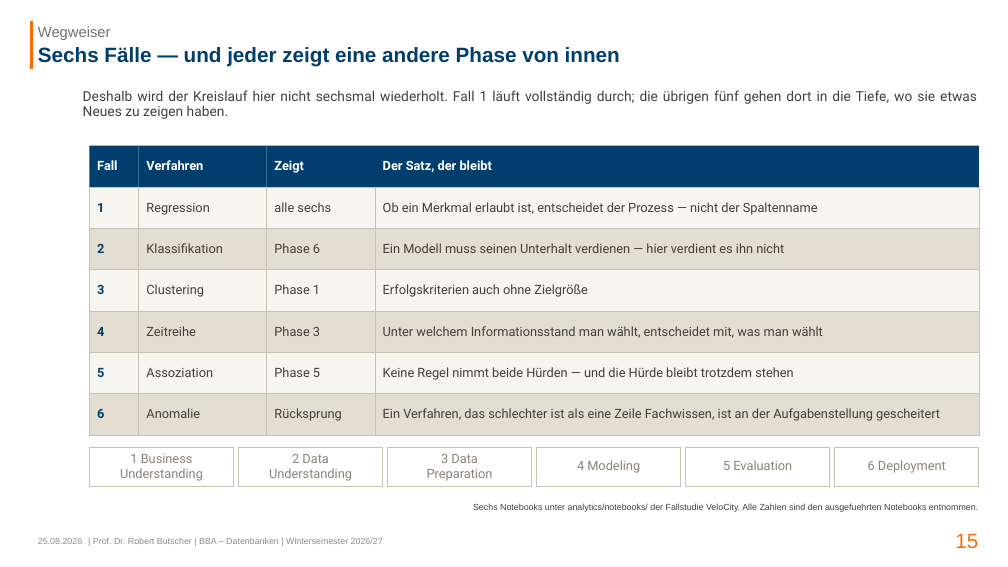
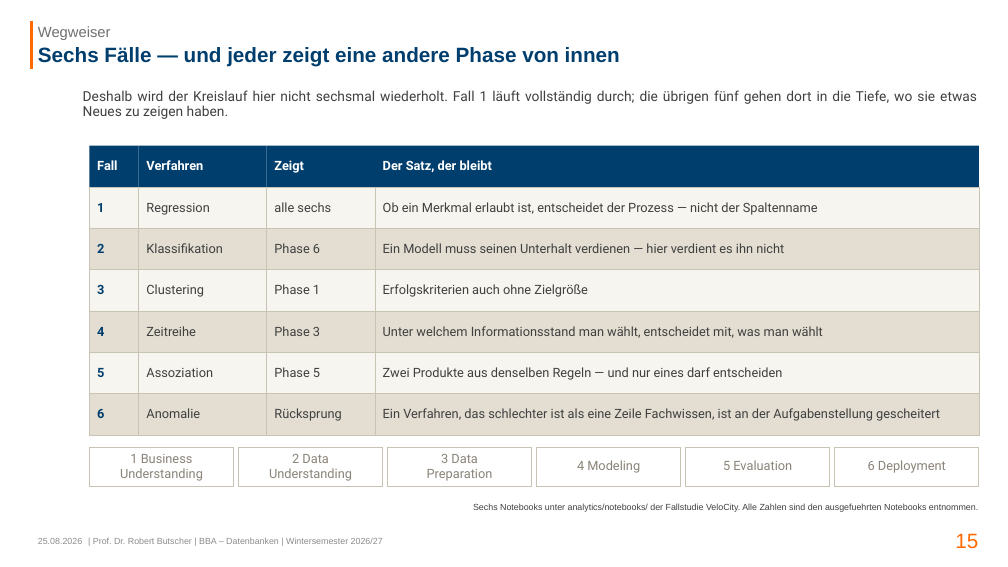
Before and after one commit to swrobuts/velocity-fallstudie, a slide deck: slide 15 of slides/velocity-crispdm.pptx. Drawn at 1008x567 pixels with LibreOffice and Linux fonts; fonts in the diff are those of the drawing. Boxes give left, top, right and bottom in pixels: in the first picture for what was removed or moved away, otherwise in the second. Text is boxed around its words. In the diff, an @@ line names an element or a change of style, - is before the commit and + after.

```diff
--- a/slides/velocity-crispdm.pptx
+++ b/slides/velocity-crispdm.pptx
@@ text in rectangle at box(383, 367, 782, 380): text changed @@
-Keine Regel nimmt beide Hürden — und die Hürde bleibt trotzdem stehen
+Zwei Produkte aus denselben Regeln — und nur eines darf entscheiden
```
Also in this commit, not shown: 11 other slides changed, 23 slides added, 91 slides removed, 2 other files.
